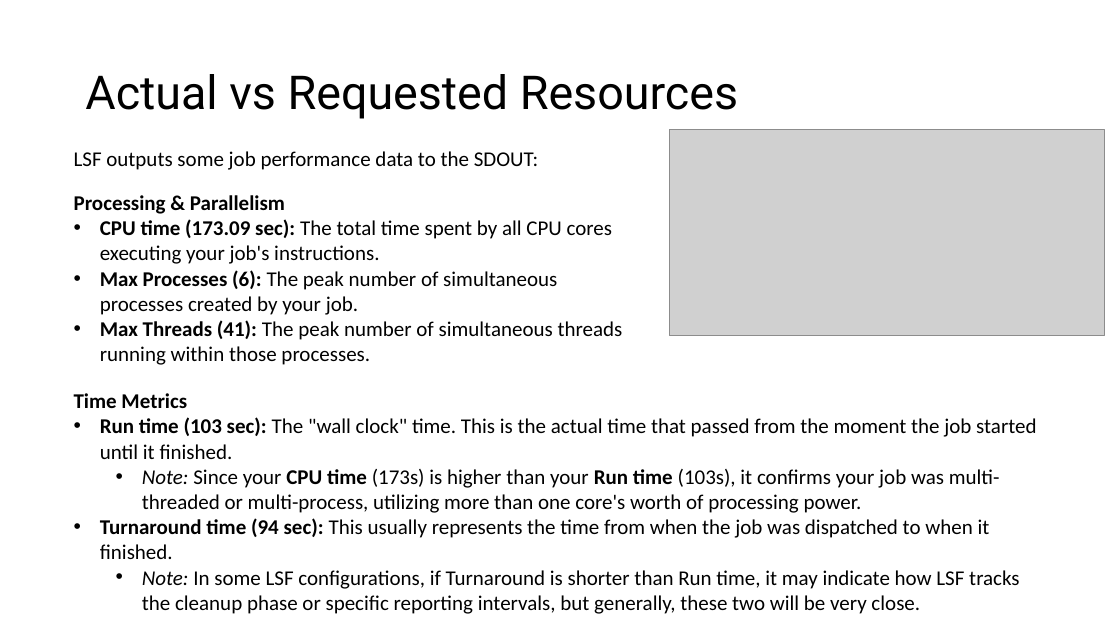
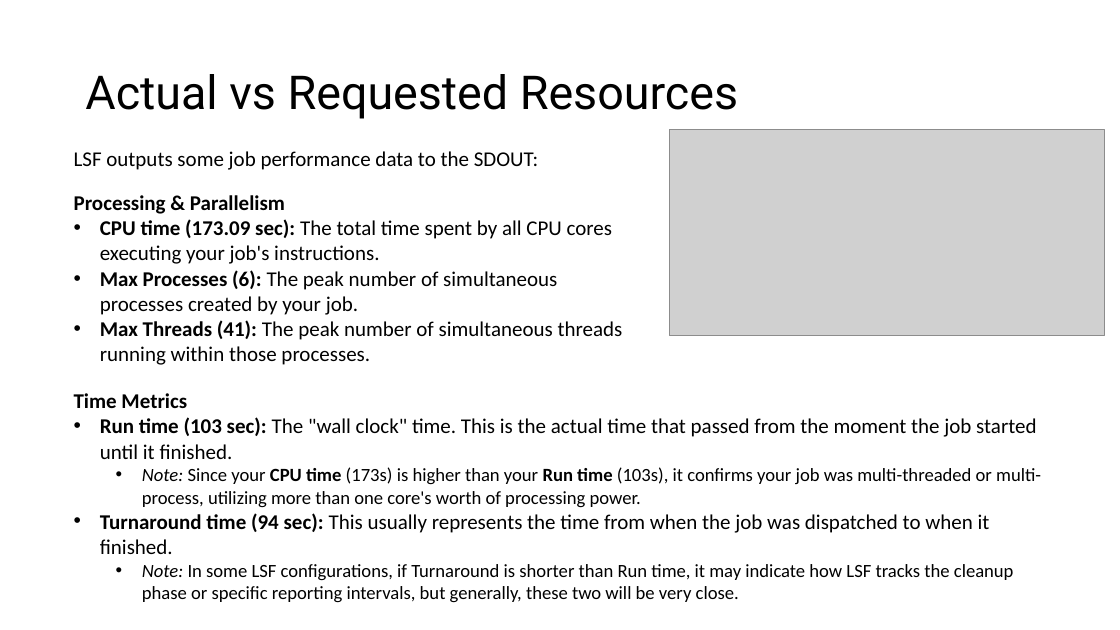
Before and after one commit to hurwitzlab/brc_hazel_training, a slide deck: slide 7 of slides/brc_hazel_week_d3.pptx (slide 8 before the commit). Drawn at 1120x630 pixels with LibreOffice and Linux fonts; fonts in the diff are those of the drawing; grey boxes stand for pictures; background and template pictures are left out. Boxes give left, top, right and bottom in pixels: in the first picture for what was removed or moved away, otherwise in the second. Text is boxed around its words. In the diff, an @@ line names an element or a change of style, - is before the commit and + after.

```diff
--- a/slides/brc_hazel_week_d3.pptx
+++ b/slides/brc_hazel_week_d3.pptx
@@ text at (x1=142, y1=467, x2=1041, y2=603): size 18 to 16 pt in "Note: Since your CPU time (173s) is ...", "Note: In some LSF configurations, if Turnaround ..." @@
```
Also in this commit, not shown: 1 other slide changed, 1 slide removed, 2 other files.
